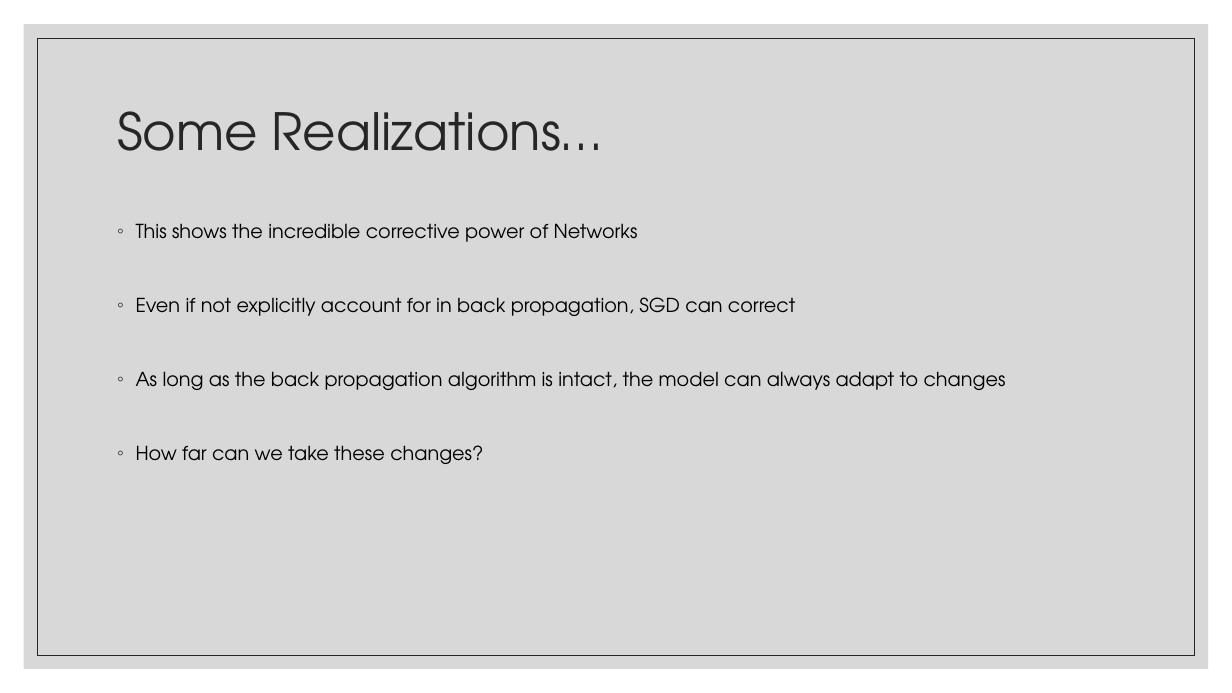
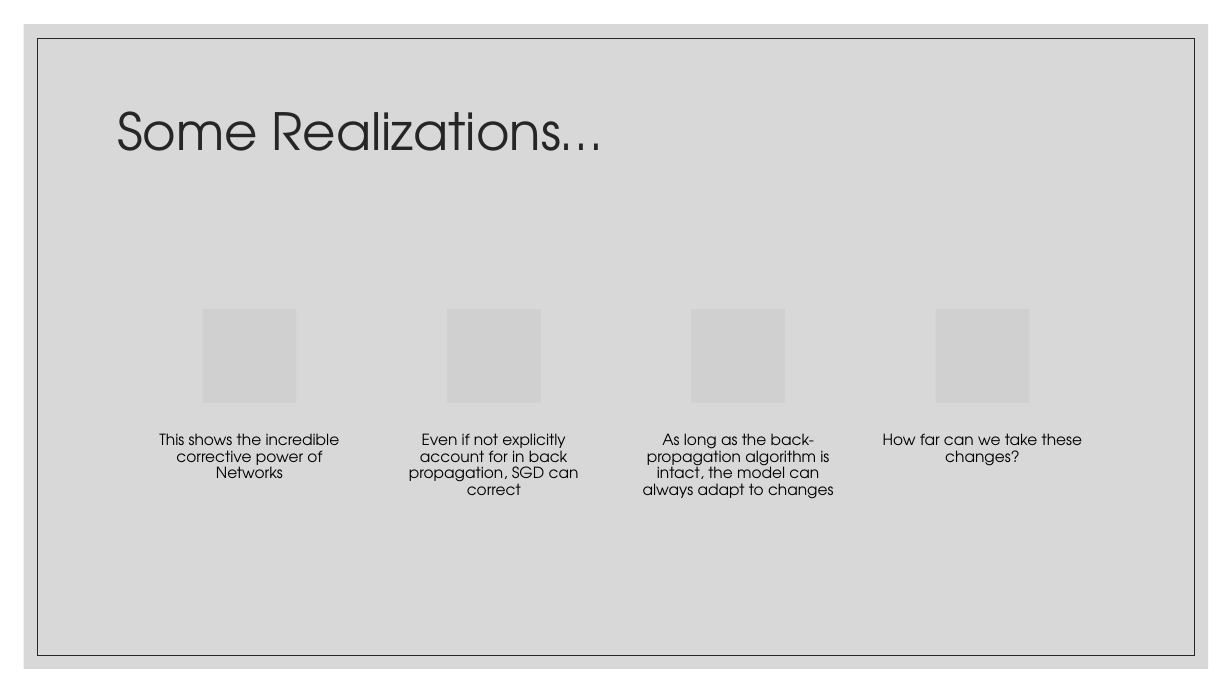
Before and after one commit to landonbuell/Convolutional-Neural-Networks, a slide deck: slide 32 of Presentations/14_04_2020/Modeling Attack Functions.pptx (slide 31 before the commit). Drawn at 1232x693 pixels with LibreOffice and Linux fonts; fonts in the diff are those of the drawing; grey boxes stand for pictures. Boxes give left, top, right and bottom in pixels: in the first picture for what was removed or moved away, otherwise in the second. Text is boxed around its words. In the diff, an @@ line names an element or a change of style, - is before the commit and + after.

```diff
--- a/Presentations/14_04_2020/Modeling Attack Functions.pptx
+++ b/Presentations/14_04_2020/Modeling Attack Functions.pptx
@@ text removed at bbox=[136, 223, 1006, 464] @@
-◦ This shows the incredible corrective power of Networks
-◦ Even if not explicitly account for in back propagation, SGD can correct
-◦ As long as the back propagation algorithm is intact, the model can always adapt to changes
-◦ How far can we take these changes?
@@ group added at bbox=[159, 310, 1083, 499]: 4 pictures, 4 texts @@
+This shows the incredible corrective power of Networks
+Even if not explicitly account for in back propagation, SGD can correct
+As long as the back-propagation algorithm is intact, the model can always adapt to changes
+How far can we take these changes?
```
Also in this commit, not shown: 6 other slides changed, 1 slide added, 1 other file.
